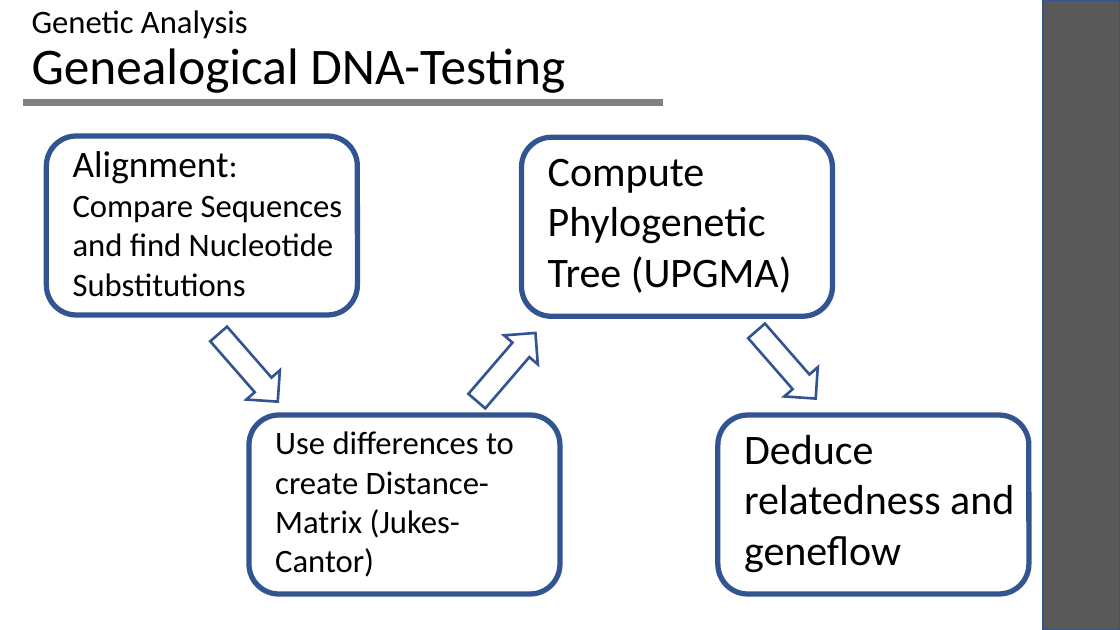
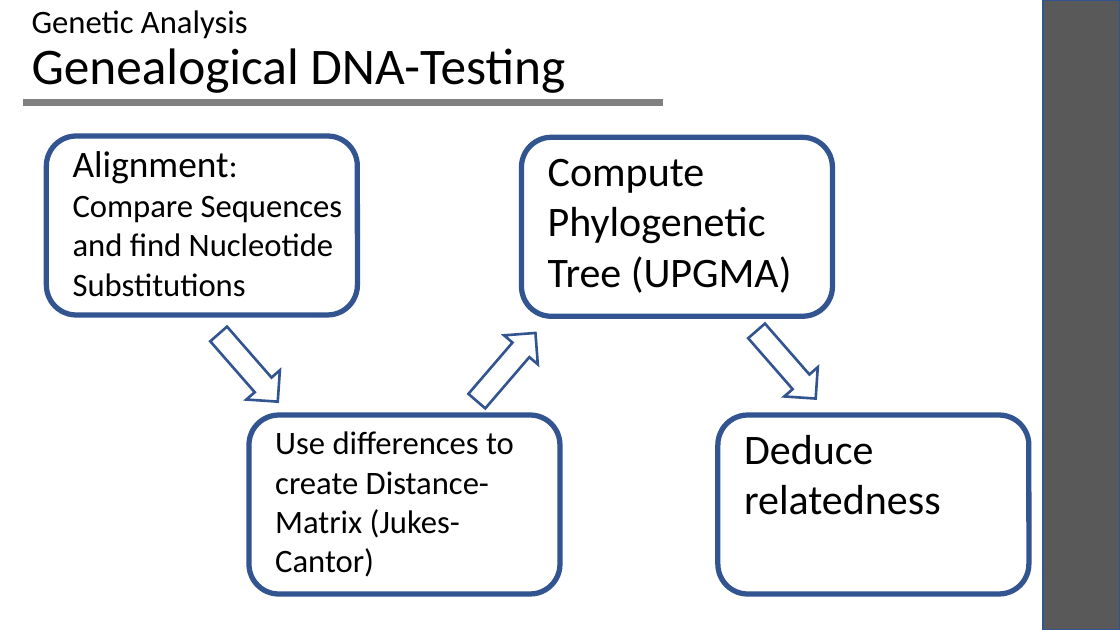
Before and after one commit to laksannathan/Biopython, a slide deck: slide 6 of humans_demo/Humans.pptx. Drawn at 1120x630 pixels with LibreOffice and Linux fonts; fonts in the diff are those of the drawing. Boxes give left, top, right and bottom in pixels: in the first picture for what was removed or moved away, otherwise in the second. Text is boxed around its words. In the diff, an @@ line names an element or a change of style, - is before the commit and + after.

```diff
--- a/humans_demo/Humans.pptx
+++ b/humans_demo/Humans.pptx
@@ text at (x1=744, y1=435, x2=941, y2=515): text changed @@
-Deduce relatedness and geneflow
+Deduce relatedness
```
Also in this commit, not shown: 2 other slides changed, 1 other file.
